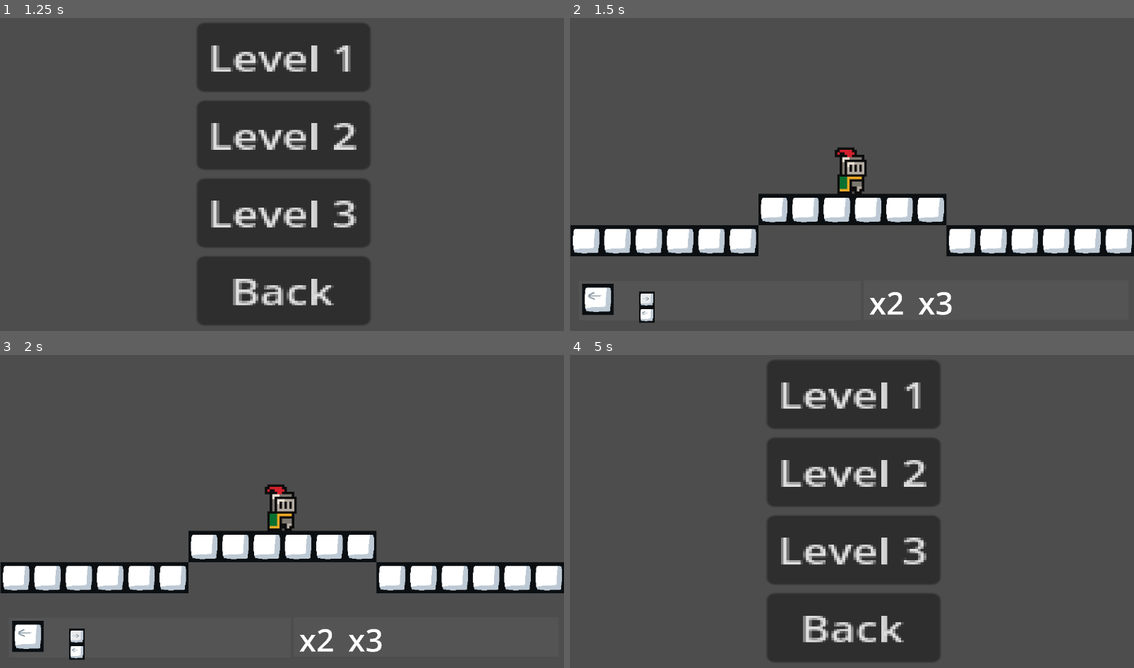
Above: before the commit, frames 1-4 (two rows, left to right).
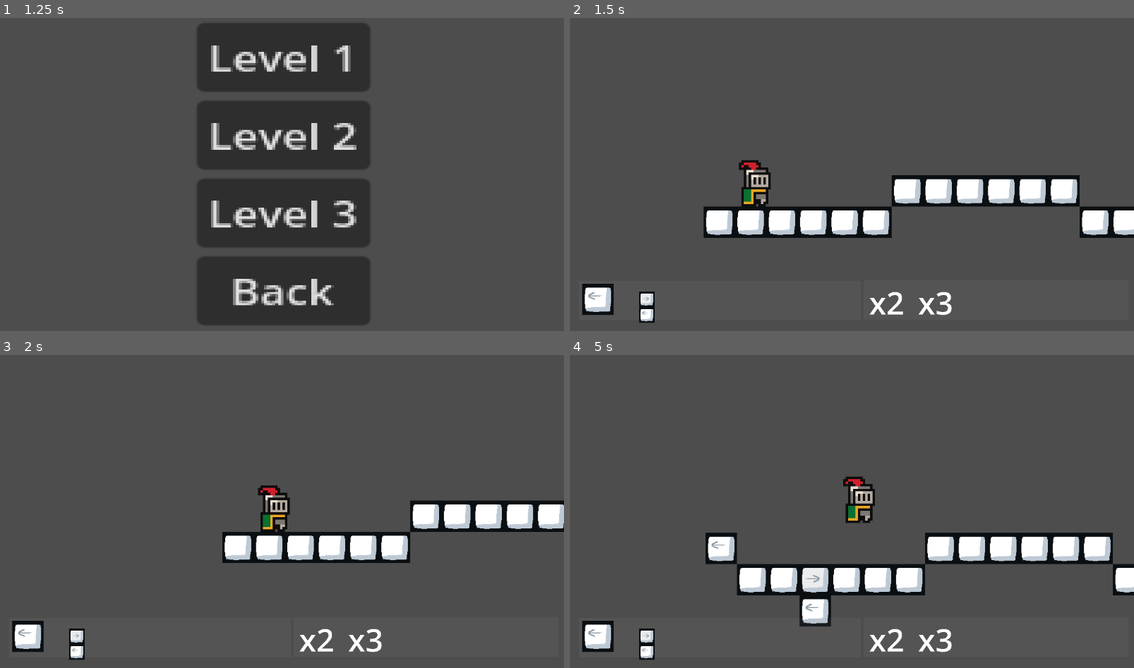
Above: after the commit, the same moments.

Repository: matt-neave/shapeEscape
Game: Godot game, scene res://scenes/menu.tscn
Same seed, same stepped clock (60 frames per second), same inputs: the game is played once before the commit and once after it.
Inputs (mouse positions are in pixels of both pictures, inside the frame that each line leads up to):
- Up to frame 1 (1.25 s): click "Start Game" at 0.5 s
- Up to frame 2 (1.5 s): click "Level 1" at 1.25 s
- Up to frame 3 (2 s): no input
- Up to frame 4 (5 s): tap Enter (ui_accept) at 2, 2.27, 3.02, 4.52 s; move the mouse to (976, 498) at 2.02 s; hold Right (ui_right) 2.03-3.53 s; tap P (placement) at 2.1, 4.35 s; move the mouse to (739, 530) at 2.77 s; click (739, 530) at 2.85 s; move the mouse to (908, 442) at 3.52 s; hold Left (ui_left) 3.53-4.28 s; right-click (908, 442) at 3.6 s; move the mouse to (823, 577) at 4.27 s; hold Right (ui_right) from 4.28 s (still down)

Frame 1 is identical in both runs. In frame 2, 16% of the frame differs, in the area x 0-100%, y 41-77%; in frame 3, 12%; in frame 4, 32%, in the area x 2-100%, y 1-98%.

Commit message:
Added spawn point

Diff:
--- a/scenes/sample_world.tscn
+++ b/scenes/sample_world.tscn
@@ -51,4 +51,7 @@
 [node name="Sprite2D" type="Sprite2D" parent="Goal"]
 texture = SubResource("ImageTexture_ulrd1")
 
+[node name="SpawnPoint" type="Marker2D" parent="."]
+position = Vector2(-458, 58)
+
 [connection signal="body_entered" from="Goal" to="Goal" method="_on_LevelCompleteTrigger_body_entered"]
--- a/scripts/player.gd
+++ b/scripts/player.gd
@@ -6,6 +6,12 @@
 
 # Get the gravity from the project settings to be synced with RigidBody nodes.
 var gravity = ProjectSettings.get_setting("physics/2d/default_gravity")
+
+func _ready():
+	# Attempt to find a spawn point in the scene
+	var spawn_point = get_parent().get_node_or_null("SpawnPoint")
+	if spawn_point:
+		global_position = spawn_point.global_position  # Set player's position to the spawn point
 
 
 func _physics_process(delta):
